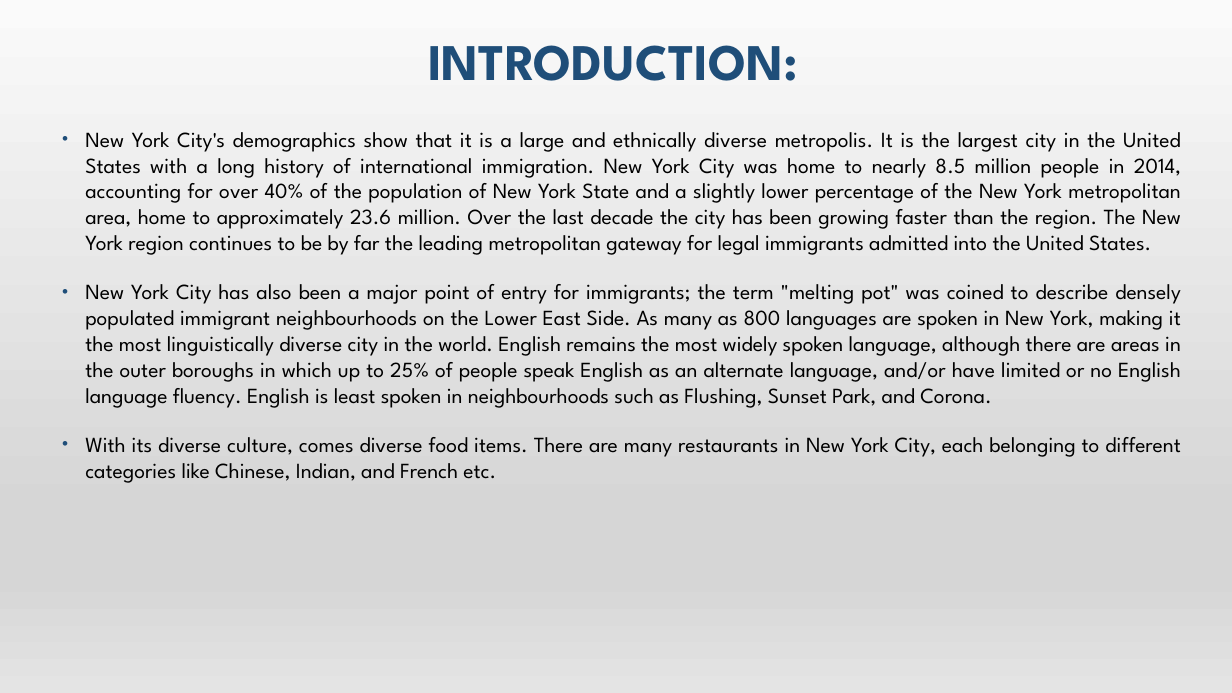
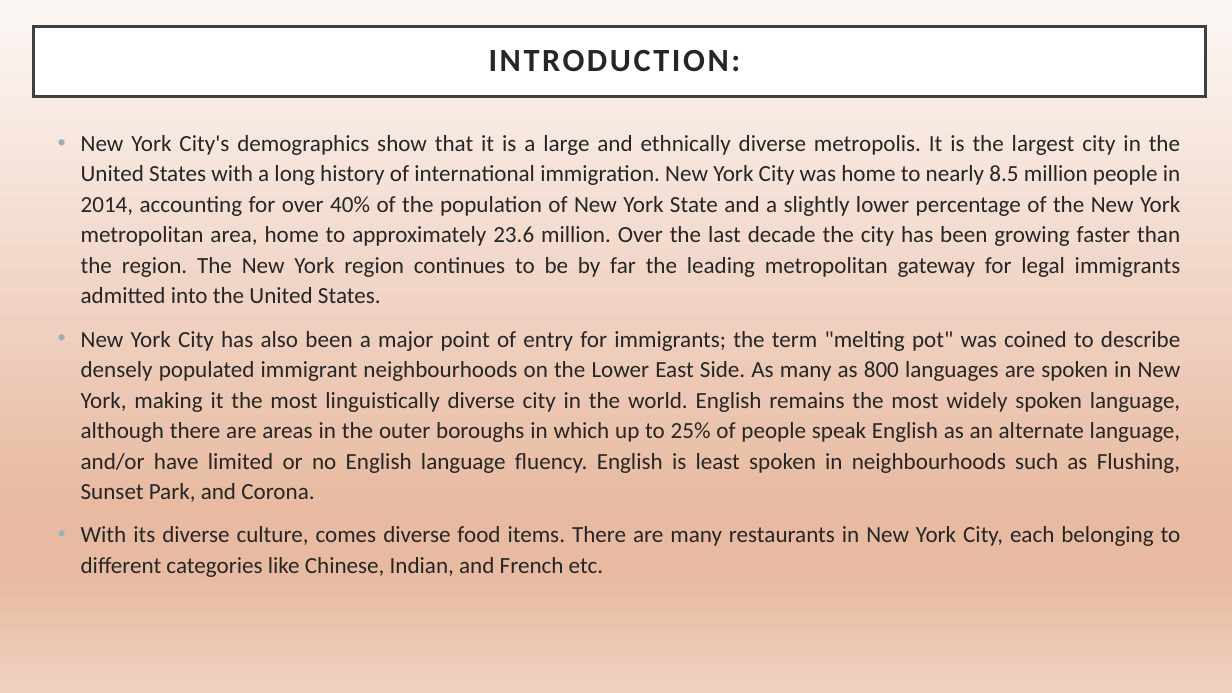
Before and after one commit to ashwinisambandan/-Coursera_Capstone, a slide deck: slide 2 of Capstone - The Battle of Neighborhoods - Part 2/Presentation - The Battle of Neighbourhoods.pptx. Drawn at 1232x693 pixels with LibreOffice and Linux fonts; fonts in the diff are those of the drawing. Boxes give left, top, right and bottom in pixels: in the first picture for what was removed or moved away, otherwise in the second. Text is boxed around its words. In the diff, an @@ line names an element or a change of style, - is before the commit and + after.

```diff
--- a/Capstone - The Battle of Neighborhoods - Part 2/Presentation - The Battle of Neighbourhoods.pptx
+++ b/Capstone - The Battle of Neighborhoods - Part 2/Presentation - The Battle of Neighbourhoods.pptx
@@ background gradient #F2F2F2 to #E7E6E6 to #FFFFFF to #D9D9D9 to gradient #F2F2F2 to #E8E3CE to #FFFFFF to #D9D9D9 @@
@@ rectangle at <box>0,0,1232,693</box>: fill gradient #FAFAFA to #D7D7D7 to #E4E4E4 to gradient #FCF7F5 to #E8BAA1 to #F0D1C0 @@
@@ title "INTRODUCTION:": place and size @@
-title "INTRODUCTION:" at <box>428,45,797,81</box>
+title "INTRODUCTION:" at <box>34,27,1206,97</box>
@@ title "INTRODUCTION:" at <box>34,27,1206,97</box>: size 40 to 25.2 pt, font League Spartan to Calibri, text colour #1F4E79 to #262626, letter spacing 0 to 2 pt; vertical alignment bottom to middle; fill none to #FFFFFF; outline none to #404040 2.5 pt @@
@@ text "New York City's demographics show ..." at <box>81,135,1181,577</box>: size 16.8 to 18 pt, font League Spartan to Calibri, text colour #000000 to #262626; indent changed; line spacing 1 to 1.1; less space between paragraphs; bullet colour #1F4E79 to #9BAFB5 @@
```
Also in this commit, not shown: 5 other slides changed, 3 other files.
